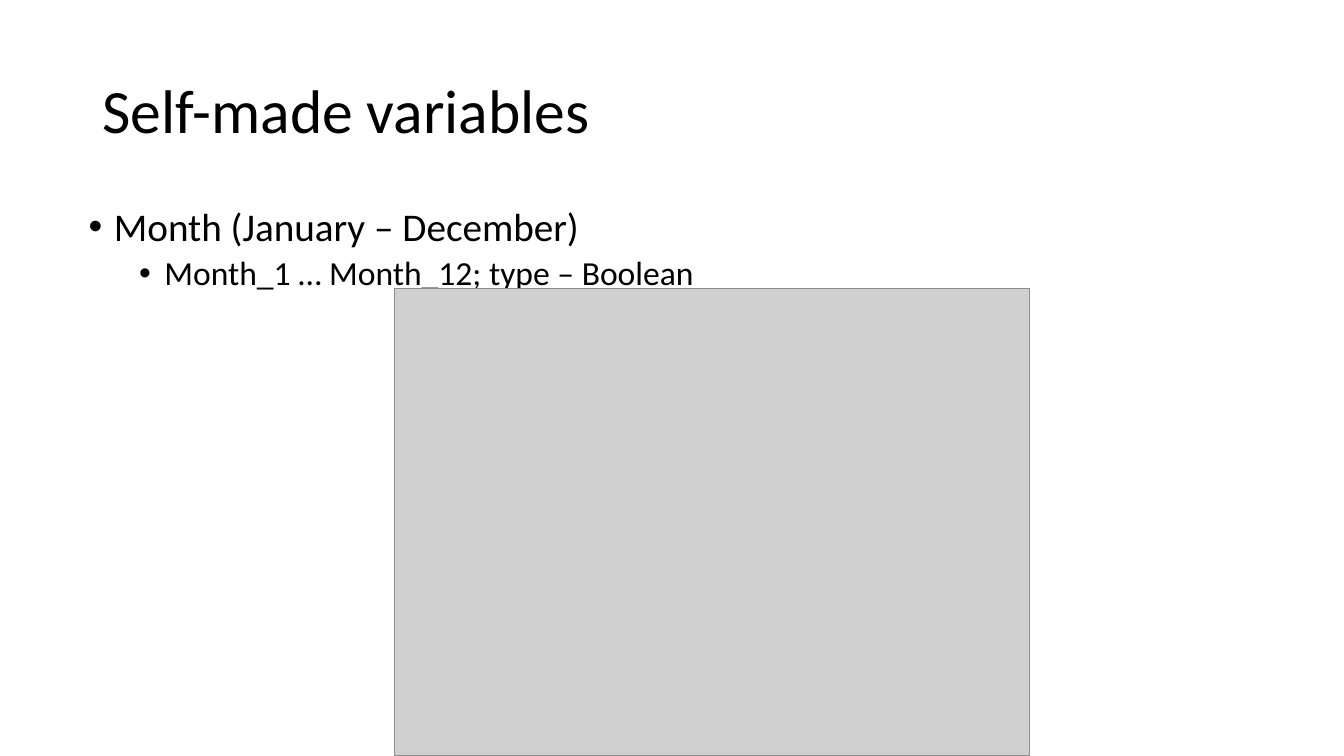
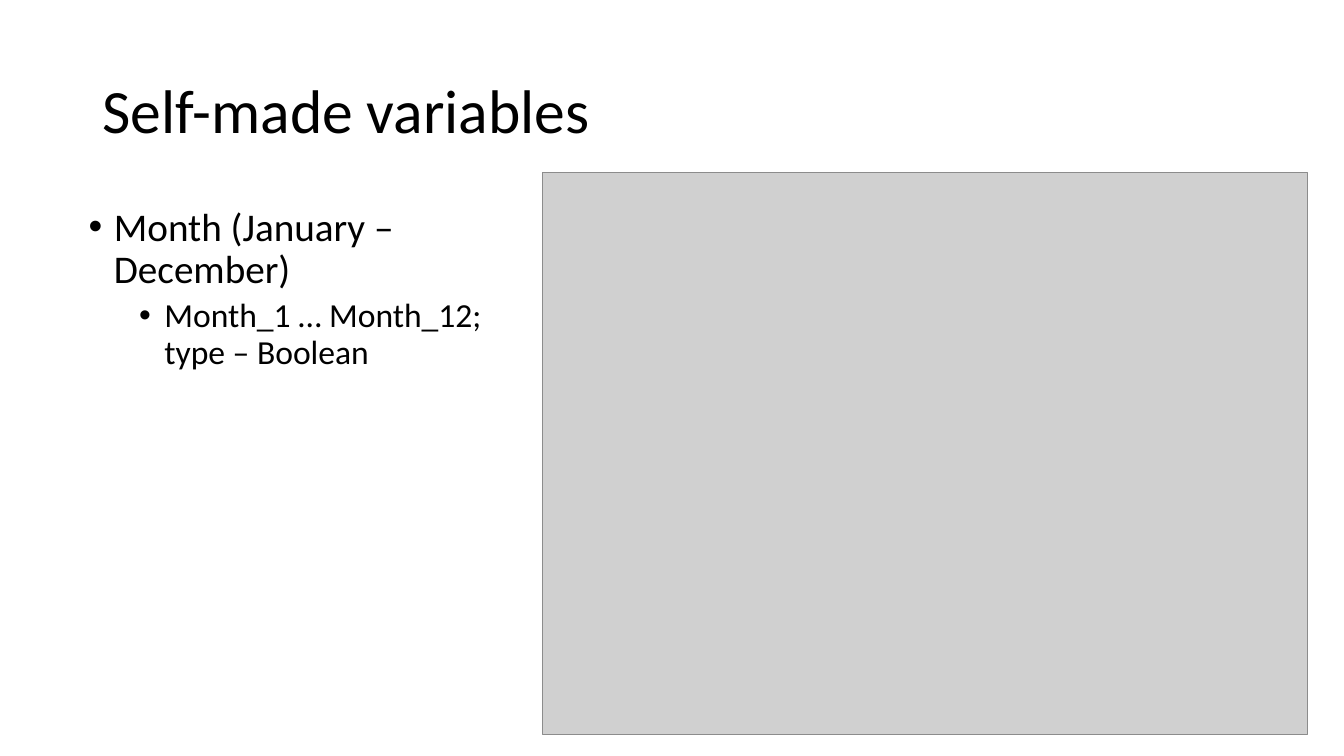
Before and after one commit to tobiassae/datasciencebakery-group-2, a slide deck: slide 3 of 4_Presentation/Bakery sales predictions.pptx. Drawn at 1344x756 pixels with LibreOffice and Linux fonts; fonts in the diff are those of the drawing; grey boxes stand for pictures. Boxes give left, top, right and bottom in pixels: in the first picture for what was removed or moved away, otherwise in the second. Text is boxed around its words. In the diff, an @@ line names an element or a change of style, - is before the commit and + after.

```diff
--- a/4_Presentation/Bakery sales predictions.pptx
+++ b/4_Presentation/Bakery sales predictions.pptx
@@ picture: place and size @@
-picture at [394, 289, 1029, 756]
+picture at [542, 172, 1308, 735]
@@ text "Month (January – December)" rewrapped from [114, 212, 694, 294] to [114, 212, 481, 370] @@
```
Also in this commit, not shown: 6 other slides changed, 1 slide added.
